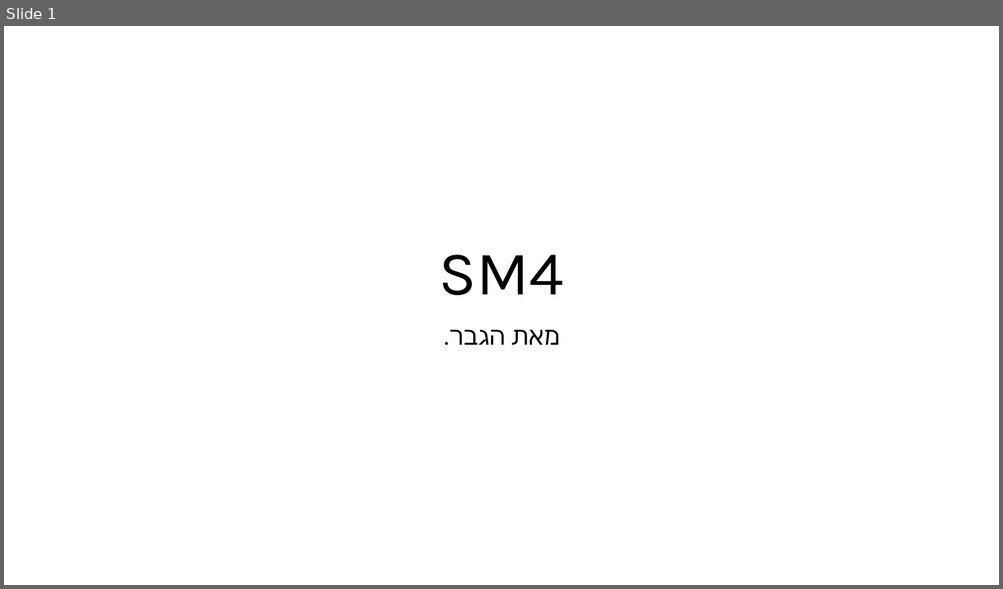
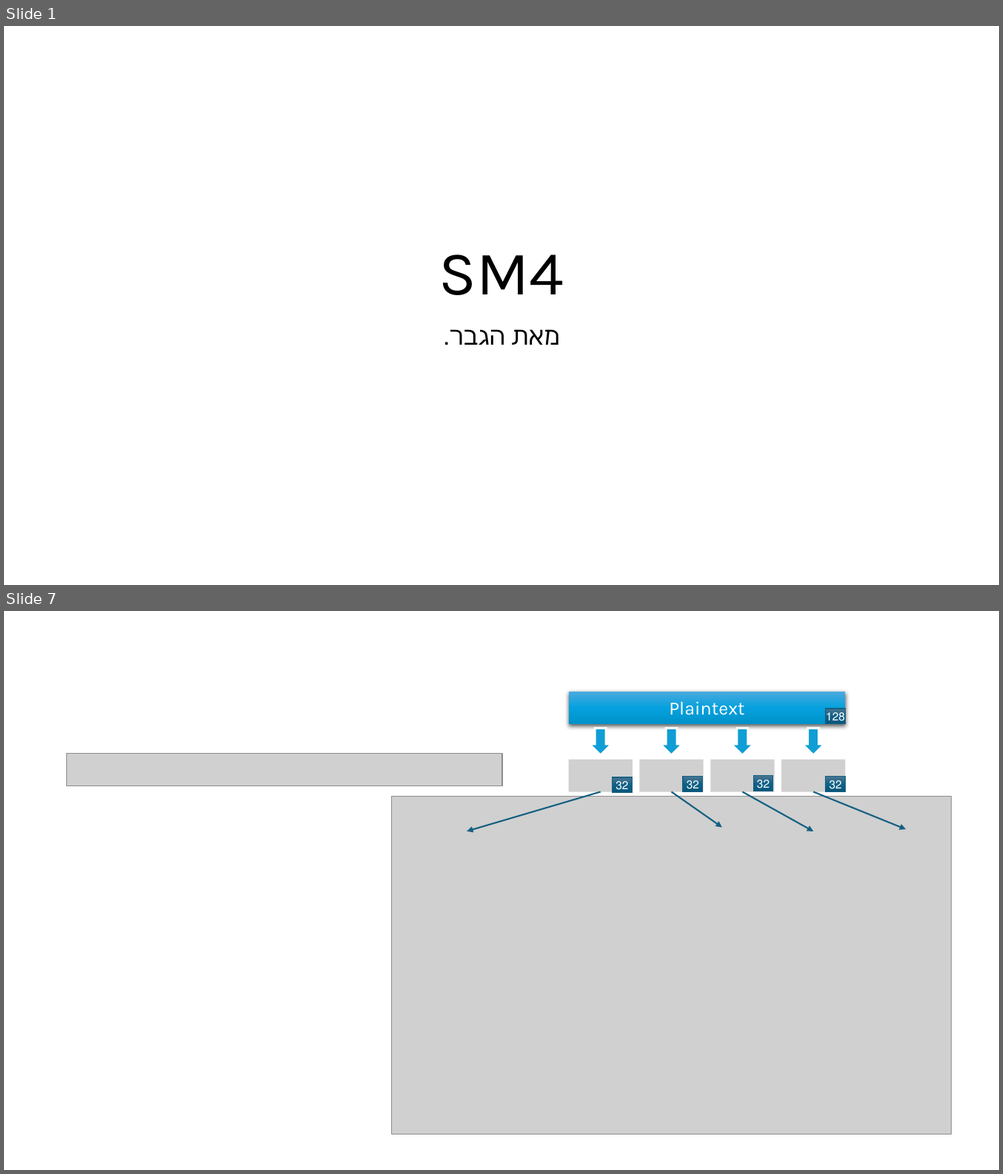
Before and after one commit to DorShabat/Cryptology-Project, a slide deck: SM4/SM4.pptx. Shown one above the other, each under a label of ours: slide 1 before the commit, slides 1 and 7 after it; the slides between them are not shown. The pictures are 1003x589 and 1003x1174 pixels, drawn with LibreOffice and Linux fonts; fonts in the diff are those of the drawing; grey boxes stand for pictures. Boxes give left, top, right and bottom in pixels: in the first picture for what was removed or moved away, otherwise in the second. Text is boxed around its words. In the diff, an @@ line names an element or a change of style, - is before the commit and + after.

Commit message:
update ppt

```diff
--- a/SM4/SM4.pptx
+++ b/SM4/SM4.pptx
@@ slide 7 added at (4,611,999,1170), background #FFFFFF @@
@@ rectangle added at (825,709,845,724), fill gradient #4C7591 to #106287 to #09597D, outline #156082 1 pt, 11 pt, text #FFFFFF @@
+128
@@ group added at (569,692,845,792): 4 pictures, 4 down arrows, 1 rectangle @@
+Plaintext
@@ picture added at (67,754,503,786) @@
@@ rectangle added at (612,777,632,793), fill gradient #4C7591 to #106287 to #09597D, outline #156082 1 pt, 11 pt, text #FFFFFF @@
+32
@@ rectangle added at (683,777,703,792), fill gradient #4C7591 to #106287 to #09597D, outline #156082 1 pt, 11 pt, text #FFFFFF @@
+32
@@ rectangle added at (753,776,772,792), fill gradient #4C7591 to #106287 to #09597D, outline #156082 1 pt, 11 pt, text #FFFFFF @@
+32
@@ rectangle added at (825,777,845,792), fill gradient #4C7591 to #106287 to #09597D, outline #156082 1 pt, 11 pt, text #FFFFFF @@
+32
@@ picture added at (391,796,950,1135) @@
@@ arrow added from (600, 792) to (466, 831), #156082 1.5 pt @@
@@ arrow added from (671, 792) to (722, 827), #156082 1.5 pt @@
@@ arrow added from (743, 792) to (814, 832), #156082 1.5 pt @@
@@ arrow added from (814, 792) to (906, 829), #156082 1.5 pt @@
```
Also in this commit, not shown: 1 slide changed, 6 other slides added, 4 slides removed, 3 other files.
